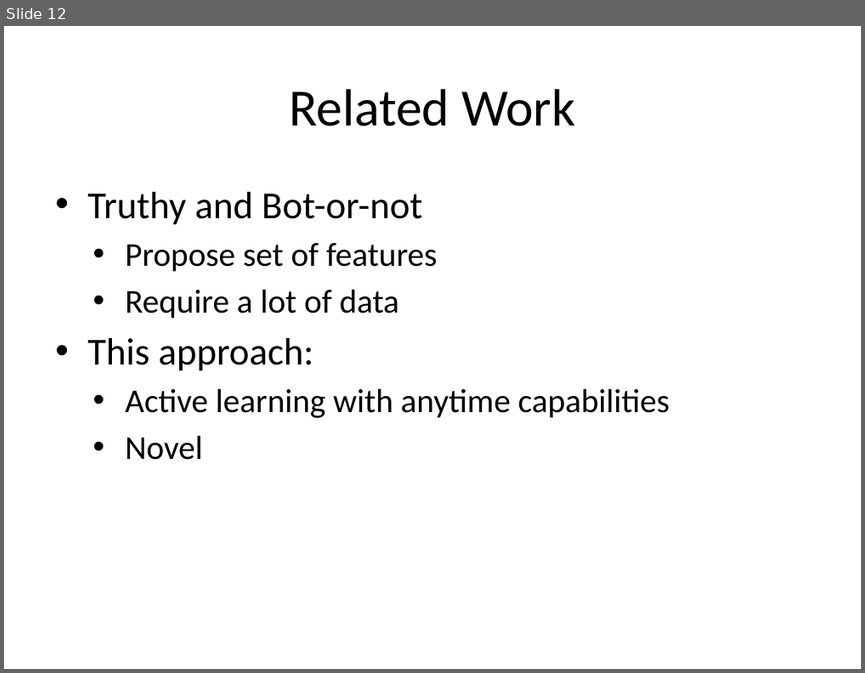
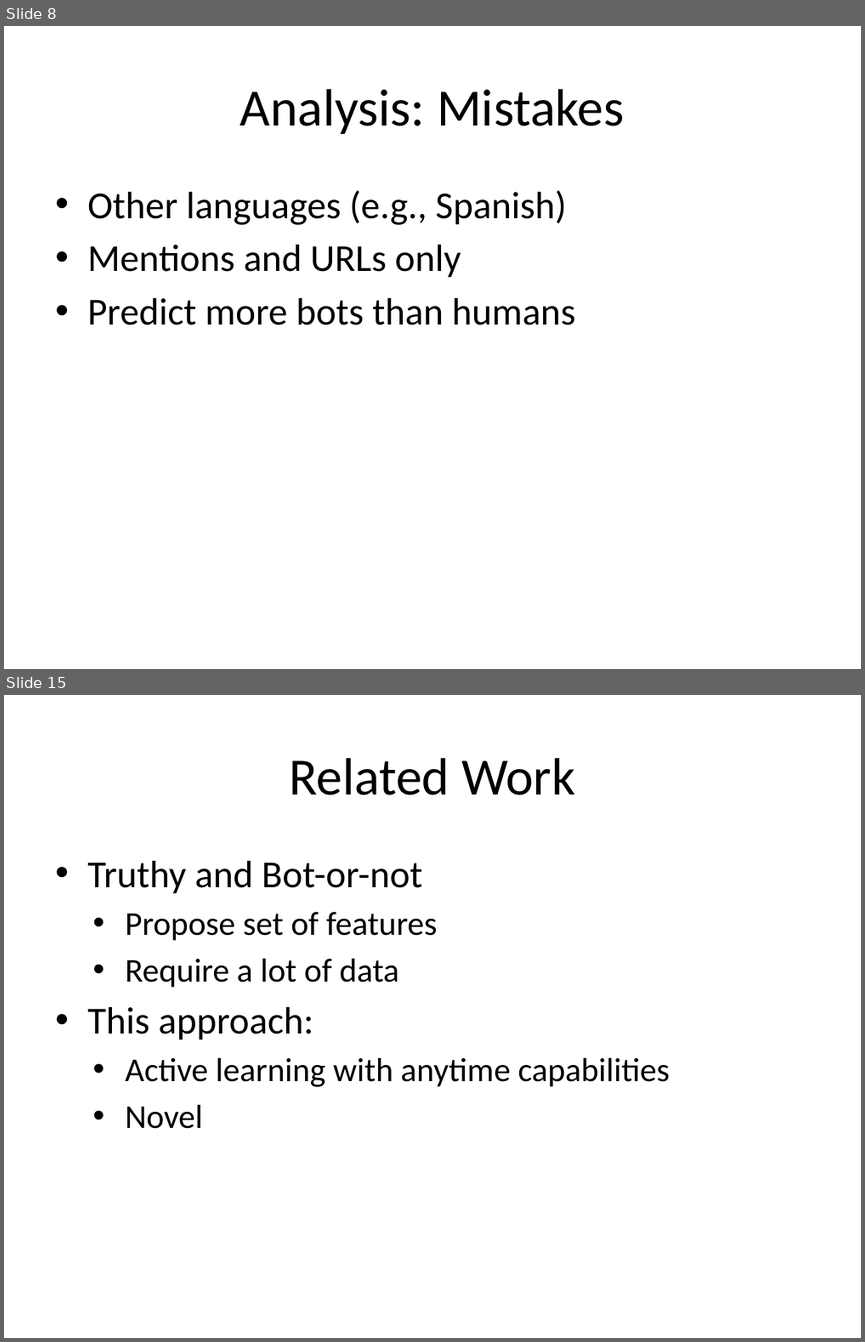
Before and after one commit to mramire8/osna, a slide deck: presentations/project.pptx. Shown one above the other, each under a label of ours: slide 12 before the commit, slides 8 and 15 after it; the slides between them are not shown. The pictures are 865x673 and 865x1342 pixels, drawn with LibreOffice and Linux fonts; fonts in the diff are those of the drawing. Boxes give left, top, right and bottom in pixels: in the first picture for what was removed or moved away, otherwise in the second. Text is boxed around its words. In the diff, an @@ line names an element or a change of style, - is before the commit and + after.

```diff
--- a/presentations/project.pptx
+++ b/presentations/project.pptx
@@ slide 8 added at (4,26,861,669), background #FFFFFF @@
@@ title added at (240,89,624,134), 44 pt, text #000000 @@
+Analysis: Mistakes
@@ text added at (87,190,575,325), 32 pt, text #000000 @@
+• Other languages (e.g., Spanish)
+• Mentions and URLs only
+• Predict more bots than humans
@@ what was slide 12 is now slide 15 @@
```
Also in this commit, not shown: 6 slides changed, 5 other slides added, 2 slides removed.
